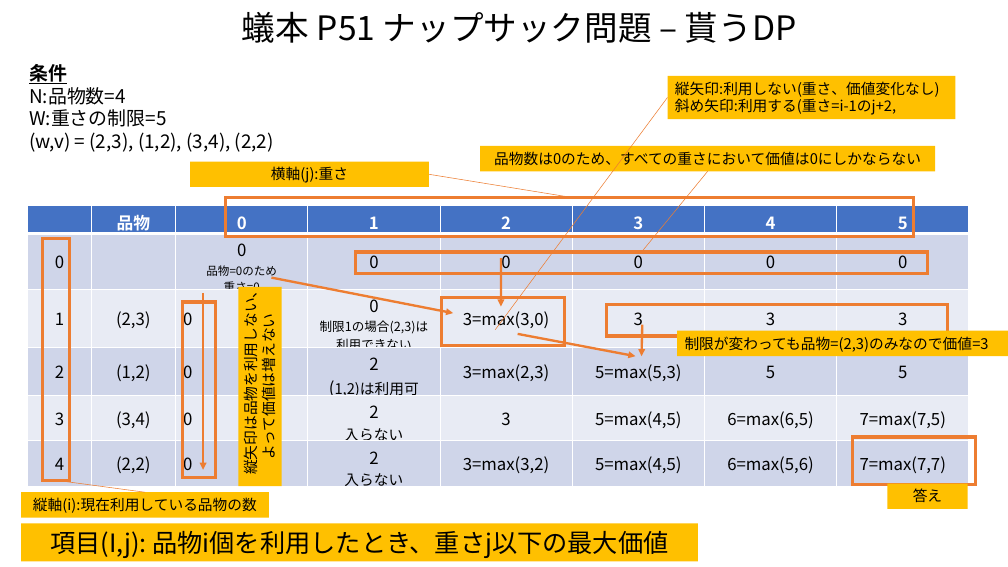
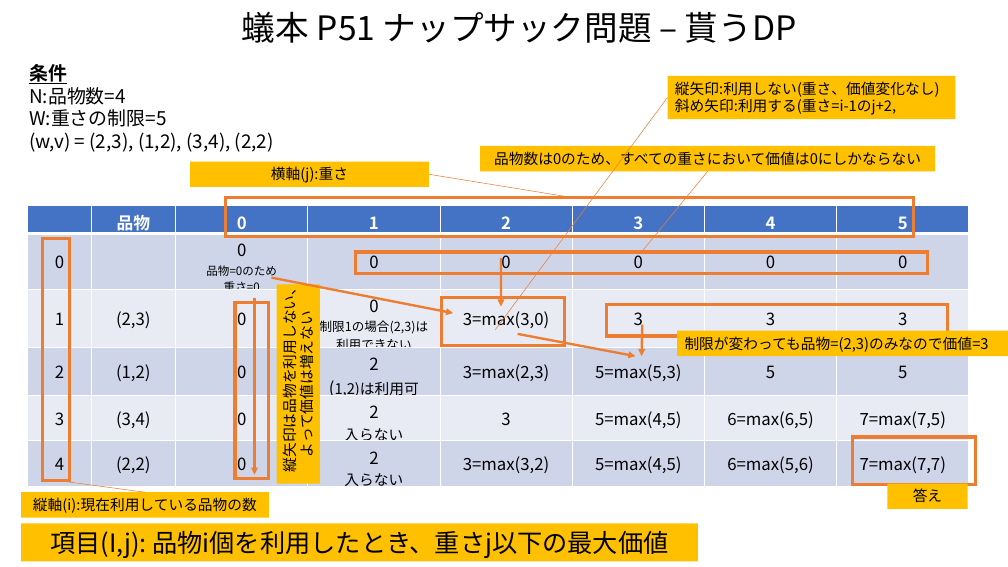
Before and after one commit to nord2sudjp/atcoder, a slide deck: slide 17 of 動的計画法/DP.pptx (slide 10 before the commit). Drawn at 1008x567 pixels with LibreOffice and Linux fonts; fonts in the diff are those of the drawing. Boxes give left, top, right and bottom in pixels: in the first picture for what was removed or moved away, otherwise in the second. Text is boxed around its words. In the diff, an @@ line names an element or a change of style, - is before the commit and + after.

```diff
--- a/動的計画法/DP.pptx
+++ b/動的計画法/DP.pptx
@@ table at [28, 206, 970, 494] @@
@@ alignment left to centre @@
@@ arrow moved from (203, 293) - (203, 470) to (255, 298) - (255, 475) @@
@@ rectangle "縦矢印は品物を利用しない、": place and size @@
-rectangle "縦矢印は品物を利用しない、" at [239, 287, 282, 487]
+rectangle "縦矢印は品物を利用しない、" at [277, 284, 320, 484]
@@ rectangle: place and size @@
-rectangle at [182, 302, 216, 478]
+rectangle at [235, 302, 268, 478]
```
Also in this commit, not shown: 11 slides added, 9 other files.
